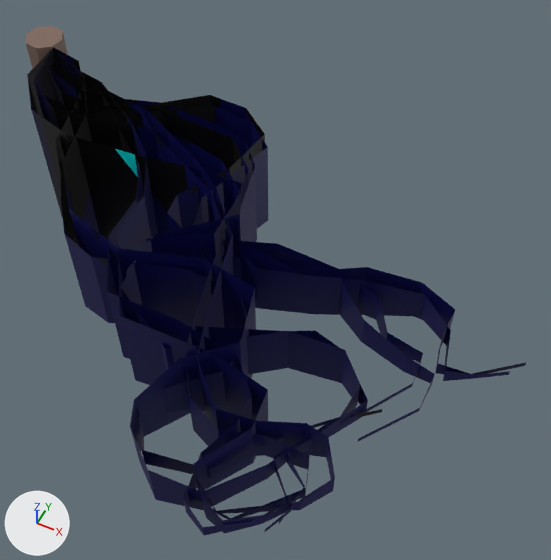
The glTF model Redist/Models/3dmodels/blue_flag_222.gltf: old version first, new version second.
Before and after are seen from a 50 mm camera at (6.16, -6.14, 6.86) aimed at (3.84, -1.49, 1.05). Arrows for +X, +Y and +Z are at lower left; the lights stay in place. The older version comes first.

Objects in the first picture: 'blue_flag_222x00', 'blue_flag_222x01', 'blue_flag_222x02', 'blue_flag_222x03', 'blue_flag_222x04', 'blue_flag_222x05', 'blue_flag_222x06', 'blue_flag_222x07', 'blue_flag_222x08', 'blue_flag_222x09', 'blue_flag_222x10', 'blue_flag_222x11' and 1 more.
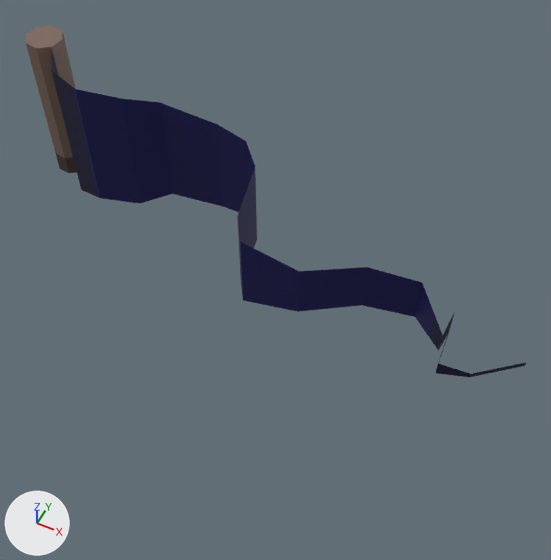
Boxes (x1, y1, x2, y2) around the edits, measured in the pictures (551 x 560 px; the box of a moved part takes in the faces that stretch with it):
'blue_flag_222x03', deleted
    before: (53, 47, 382, 510)
'blue_flag_222x02', deleted
    before: (27, 51, 368, 524)
'blue_flag_222x09', deleted
    before: (55, 48, 368, 478)
'blue_flag_222x08', deleted
    before: (34, 49, 360, 532)
'blue_flag_222x06', deleted
    before: (46, 49, 510, 381)
'blue_flag_222x04', deleted
    before: (54, 49, 323, 534)
'blue_flag_222x01', deleted
    before: (34, 48, 435, 441)
'blue_flag_222x05', deleted
    before: (52, 49, 335, 514)
'blue_flag_222x07', deleted
    before: (40, 94, 423, 426)
'blue_flag_222x11', deleted
    before: (53, 48, 310, 520)
'blue_flag_222x10', deleted
    before: (54, 50, 296, 536)
part 1 of me_cylinder, moved or reshaped
    before: (415, 283, 455, 373)
    after: (415, 283, 455, 363)
part 2 of me_cylinder, surface changed
    both: (51, 53, 507, 375)
'blue_flag_222_base', unchanged, uncovered by the edit
    before: (26, 26, 68, 68)
    after: (26, 26, 77, 173)

The change in detail:
me_cylinder has 36 vertices, 34 faces and spans x 0.19..6.38, y -1.77..-0.11, z 0.06..1.97.
me_cylinder is used by ob_blue_flag_222x00; location (0.0, 0.0, 0.0).
Part 1, on me_cylinder:
6 faces are deleted.
6 new faces join them.
me_cylinder part 2: 28 kept faces spanning x 0.19..6.38, y -1.77..-0.11, z 0.06..1.97 get new texture (UV) coordinates.
Object 'blue_flag_222x01' (ob_blue_flag_222x01) is deleted.
Object 'blue_flag_222x02' (ob_blue_flag_222x02) is deleted.
Object 'blue_flag_222x03' (ob_blue_flag_222x03) is deleted.
Object 'blue_flag_222x04' (ob_blue_flag_222x04) is deleted.
Object 'blue_flag_222x05' (ob_blue_flag_222x05) is deleted.
Object 'blue_flag_222x06' (ob_blue_flag_222x06) is deleted.
Object 'blue_flag_222x07' (ob_blue_flag_222x07) is deleted.
Object 'blue_flag_222x08' (ob_blue_flag_222x08) is deleted.
Object 'blue_flag_222x09' (ob_blue_flag_222x09) is deleted.
Object 'blue_flag_222x10' (ob_blue_flag_222x10) is deleted.
Object 'blue_flag_222x11' (ob_blue_flag_222x11) is deleted.
